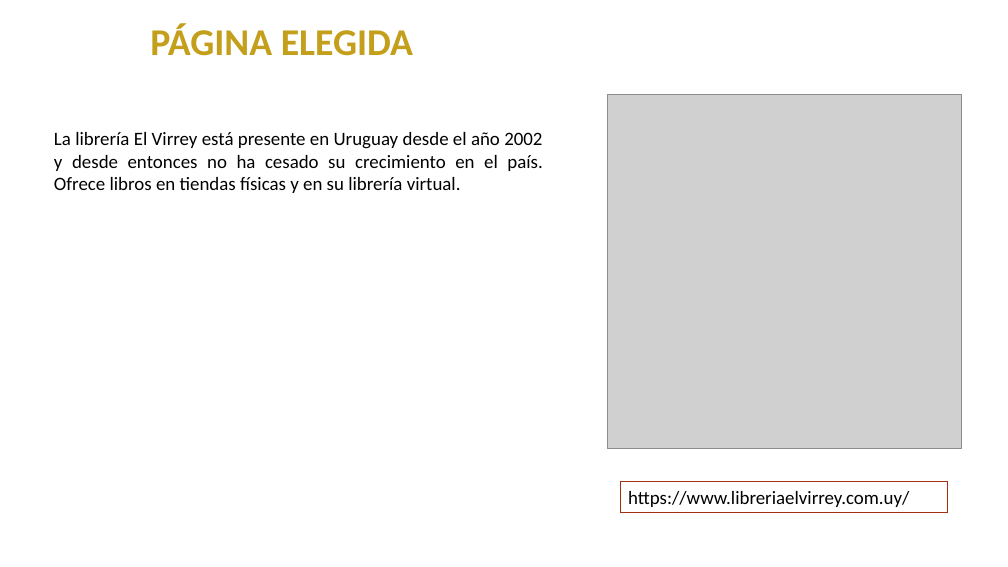
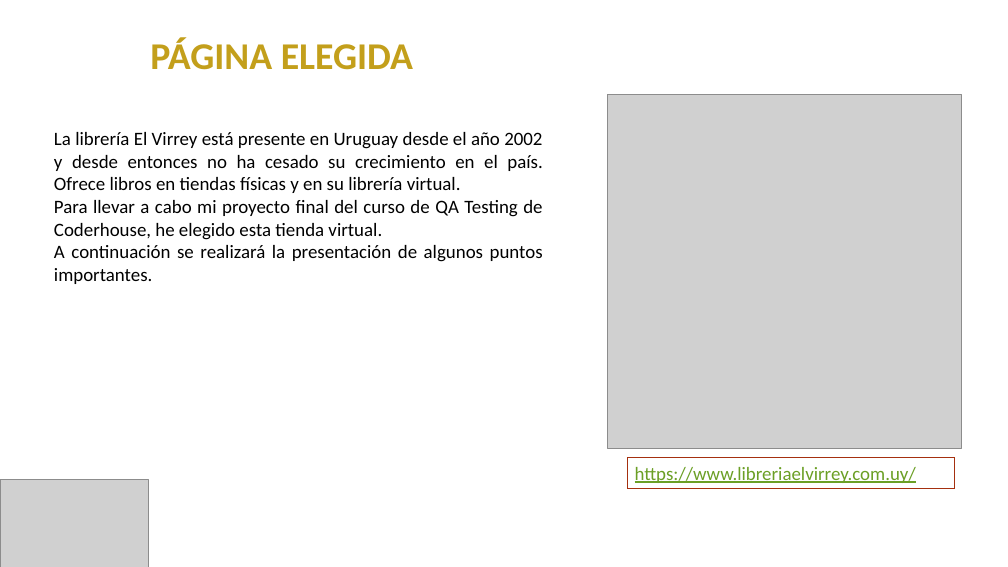
Before and after one commit to sulayloor/proyecto-final-coderhouse, a slide deck: slide 3 of PROYECTO FINAL 1.pptx. Drawn at 1008x567 pixels with LibreOffice and Linux fonts; fonts in the diff are those of the drawing; grey boxes stand for pictures. Boxes give left, top, right and bottom in pixels: in the first picture for what was removed or moved away, otherwise in the second. Text is boxed around its words. In the diff, an @@ line names an element or a change of style, - is before the commit and + after.

```diff
--- a/PROYECTO FINAL 1.pptx
+++ b/PROYECTO FINAL 1.pptx
@@ text "PÁGINA ELEGIDA": place and size @@
-text "PÁGINA ELEGIDA" at (150,24,413,56)
+text "PÁGINA ELEGIDA" at (150,37,413,70)
@@ text at (54,200,543,284): paragraphs added @@
+Para llevar a cabo mi proyecto final del curso de QA Testing de Coderhouse, he elegido esta tienda virtual.
+A continuación se realizará la presentación de algunos puntos importantes.
@@ picture added at (0,479,148,567) @@
@@ rectangle "https://www.libreriaelvirrey.com.uy/": place and size @@
-rectangle "https://www.libreriaelvirrey.com.uy/" at (621,482,948,512)
+rectangle "https://www.libreriaelvirrey.com.uy/" at (628,457,955,488)
@@ rectangle "https://www.libreriaelvirrey.com.uy/" at (628,457,955,488): text colour #000000 to #6B9F25, underline on @@
```
Also in this commit, not shown: 4 other slides changed, 12 slides added, 1 other file.
